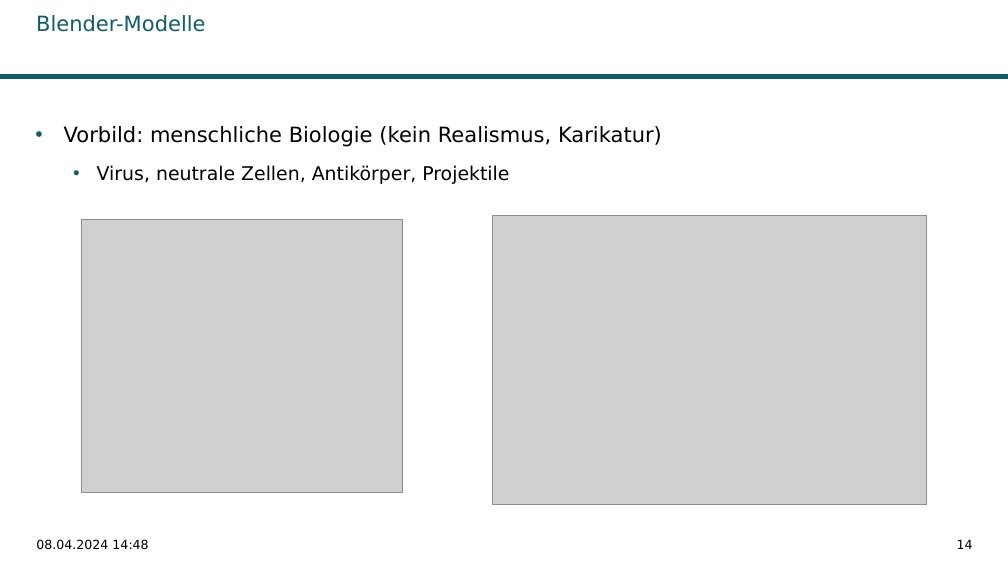
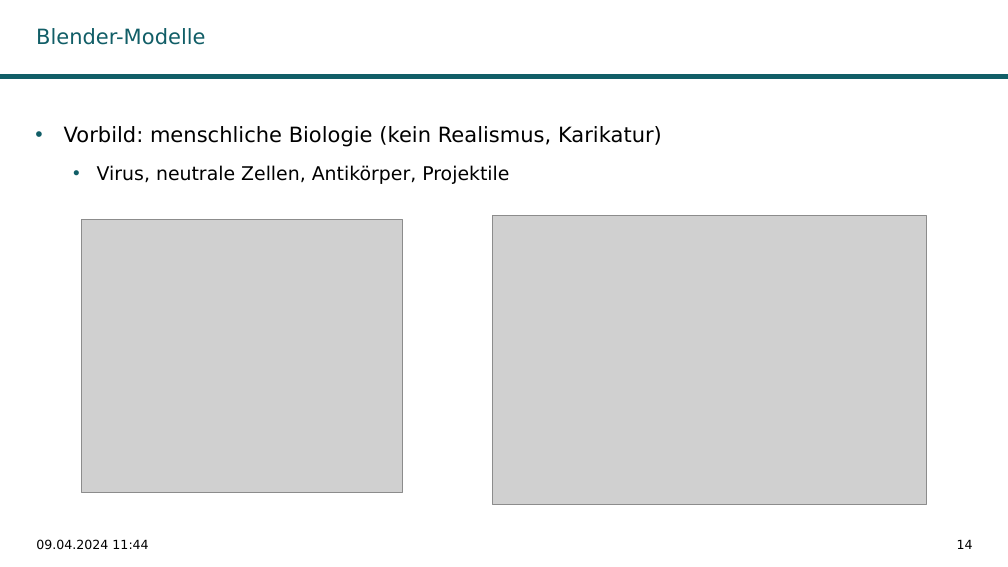
Before and after one commit to LaraBiewers/Teamprojekt_GameDev, a slide deck: slide 14 of Abschlusspraesentation.odp. Drawn at 1008x567 pixels with LibreOffice and Linux fonts; fonts in the diff are those of the drawing; grey boxes stand for pictures; background and template pictures are left out. Boxes give left, top, right and bottom in pixels: in the first picture for what was removed or moved away, otherwise in the second. Text is boxed around its words. In the diff, an @@ line names an element or a change of style, - is before the commit and + after.

```diff
--- a/Abschlusspraesentation.odp
+++ b/Abschlusspraesentation.odp
@@ title "Blender-Modelle" at [36, 28, 206, 45]: vertical alignment top to middle @@
@@ text at [36, 539, 148, 550]: text changed @@
-08.04.2024 14:48
+09.04.2024 11:44
```
Also in this commit, not shown: 5 other slides changed, 1 other file.
